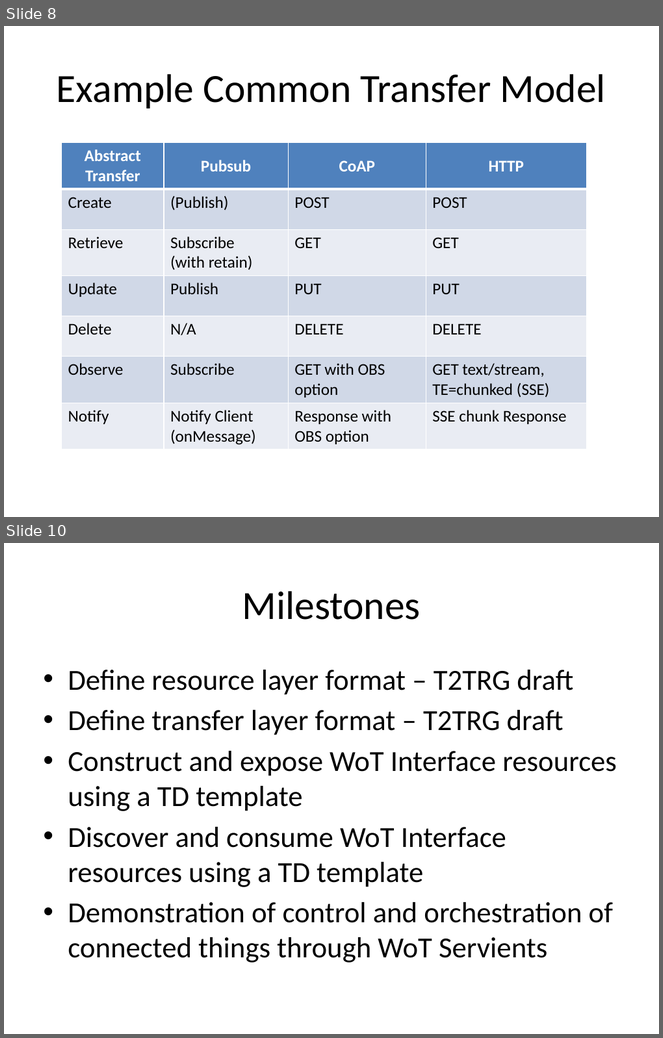
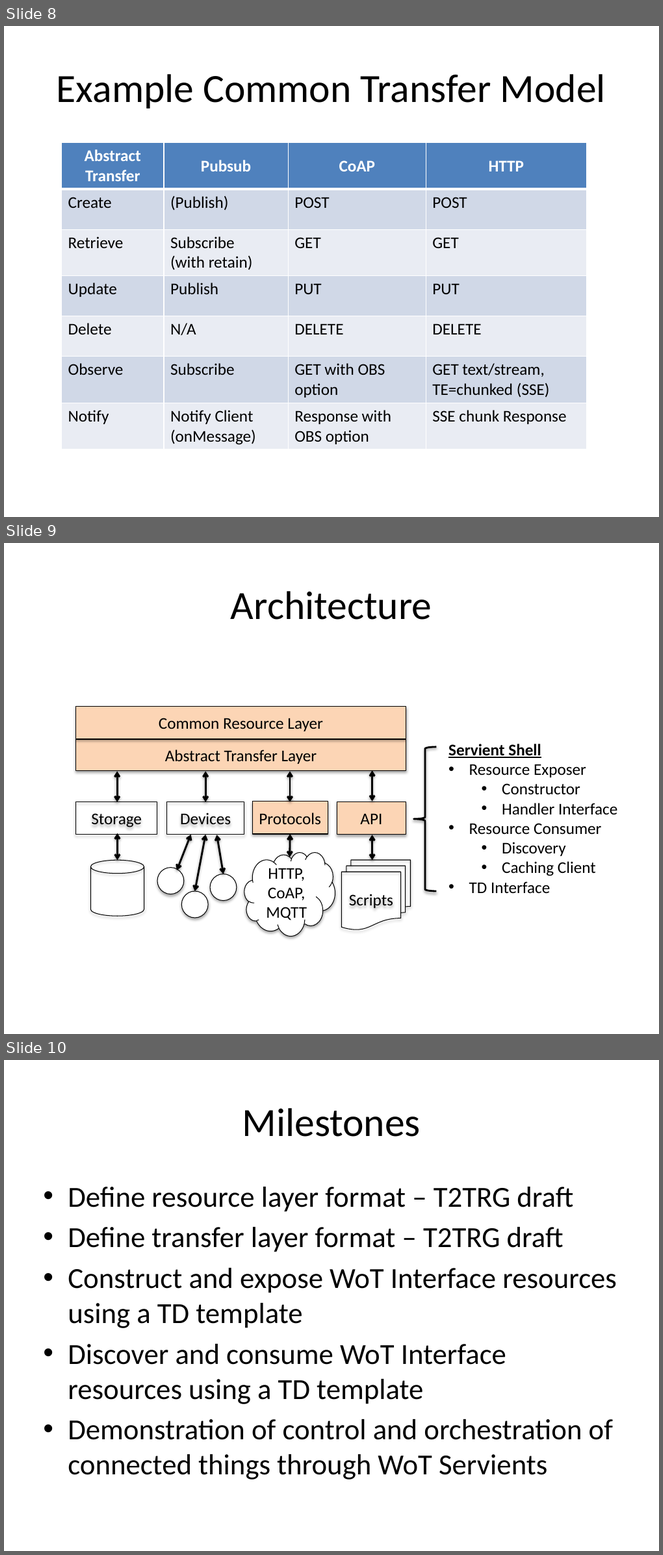
Before and after one commit to hyperstate/hyperstate-docs, a slide deck: wot-11may16.pptx. Shown one above the other, each under a label of ours: slides 8 and 10 before the commit, slides 8, 9 and 10 after it; the slides between them are not shown. The pictures are 663x1038 and 663x1555 pixels, drawn with LibreOffice and Linux fonts; fonts in the diff are those of the drawing. Boxes give left, top, right and bottom in pixels: in the first picture for what was removed or moved away, otherwise in the second. Text is boxed around its words. In the diff, an @@ line names an element or a change of style, - is before the commit and + after.

Commit message:
update slides 11 may
new architecture diagram slide 9

```diff
--- a/wot-11may16.pptx
+++ b/wot-11may16.pptx
@@ slide 9 added at box(4, 543, 659, 1034), background #FFFFFF @@
@@ title added at box(231, 591, 432, 620), 44 pt, text #000000 @@
+Architecture
@@ rectangle added at box(76, 707, 406, 739), fill #FCD5B5, outline #000000 0.75 pt, 18 pt, text #000000 @@
+Common Resource Layer
@@ rectangle added at box(76, 740, 406, 771), fill #FCD5B5, outline #000000 0.75 pt, 18 pt, text #000000 @@
+Abstract Transfer Layer
@@ left brace added at box(414, 746, 436, 891), outline #000000 2 pt @@
@@ text added at box(449, 744, 618, 894), 18 pt, text #000000 @@
+Servient Shell
+• Resource Exposer
+  • Constructor
+  • Handler Interface
+• Resource Consumer
+  • Discovery
+  • Caching Client
+• TD Interface
@@ double arrow added from (117, 772) to (117, 802), #000000 2 pt @@
@@ double arrow added from (206, 772) to (206, 802), #000000 2 pt @@
@@ double arrow added from (290, 772) to (290, 802), #000000 2 pt @@
@@ double arrow added from (372, 771) to (372, 801), #000000 2 pt @@
@@ rectangle added at box(76, 802, 158, 835), outline #000000 0.75 pt, 18 pt, text #000000 @@
+Storage
@@ rectangle added at box(166, 802, 244, 835), outline #000000 0.75 pt, 18 pt, text #000000 @@
+Devices
@@ rectangle added at box(252, 802, 328, 835), fill #FCD5B5, outline #000000 0.75 pt, 18 pt, text #000000 @@
+Protocols
@@ rectangle added at box(337, 802, 406, 835), fill #FCD5B5, outline #000000 0.75 pt, 18 pt, text #000000 @@
+API
@@ double arrow added from (117, 834) to (117, 860), #000000 2 pt @@
@@ double arrow added from (191, 835) to (177, 871), #000000 2 pt @@
@@ double arrow added from (206, 835) to (194, 891), #000000 2 pt @@
@@ double arrow added from (290, 835) to (289, 858), #000000 2 pt @@
@@ double arrow added from (217, 835) to (224, 875), #000000 2 pt @@
@@ cloud added at box(244, 852, 335, 936), fill #FFFFFF, outline #000000 0.75 pt, 18 pt, text #000000 @@
+HTTP, CoAP, MQTT
@@ double arrow added from (372, 835) to (372, 860), #000000 2 pt @@
@@ cylinder added at box(90, 860, 144, 916), outline #000000 0.75 pt @@
@@ ellipse added at box(157, 868, 183, 895), fill #FFFFFF, outline #000000 0.75 pt @@
@@ flow chart multidocument added at box(341, 860, 410, 930), outline #000000 0.75 pt, 18 pt, text #000000 @@
+Scripts
@@ ellipse added at box(181, 891, 207, 919), fill #FFFFFF, outline #000000 0.75 pt @@
@@ ellipse added at box(211, 875, 237, 901), fill #FFFFFF, outline #000000 0.75 pt @@
```
Also in this commit, not shown: 1 slide removed.
